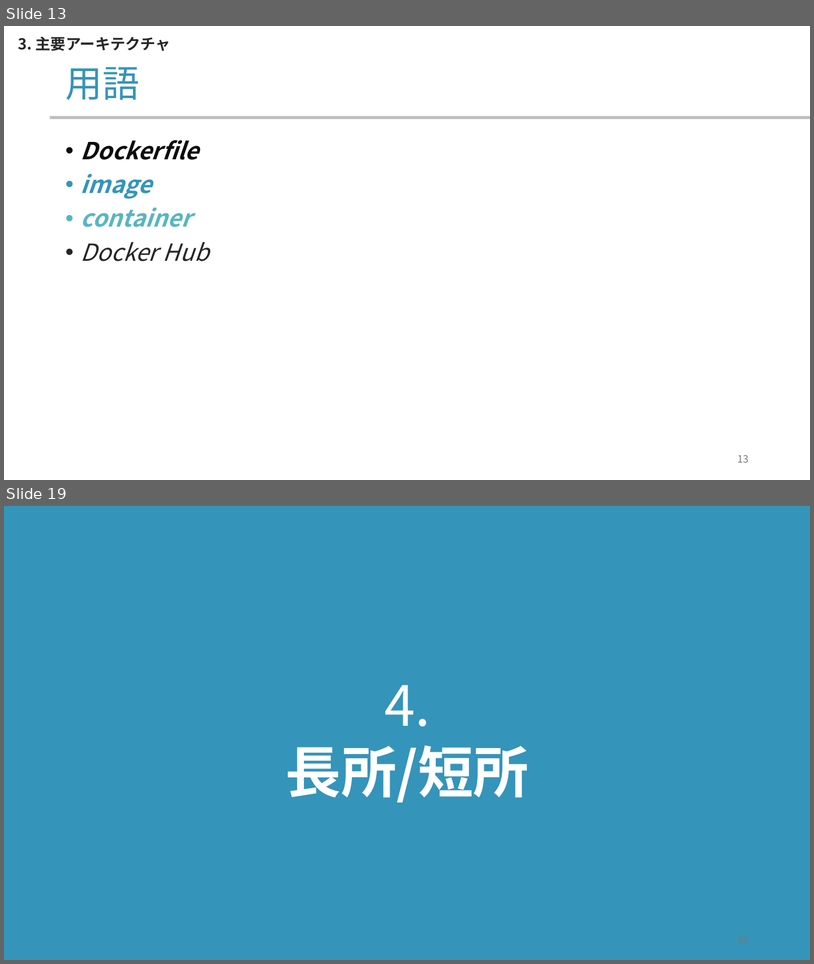
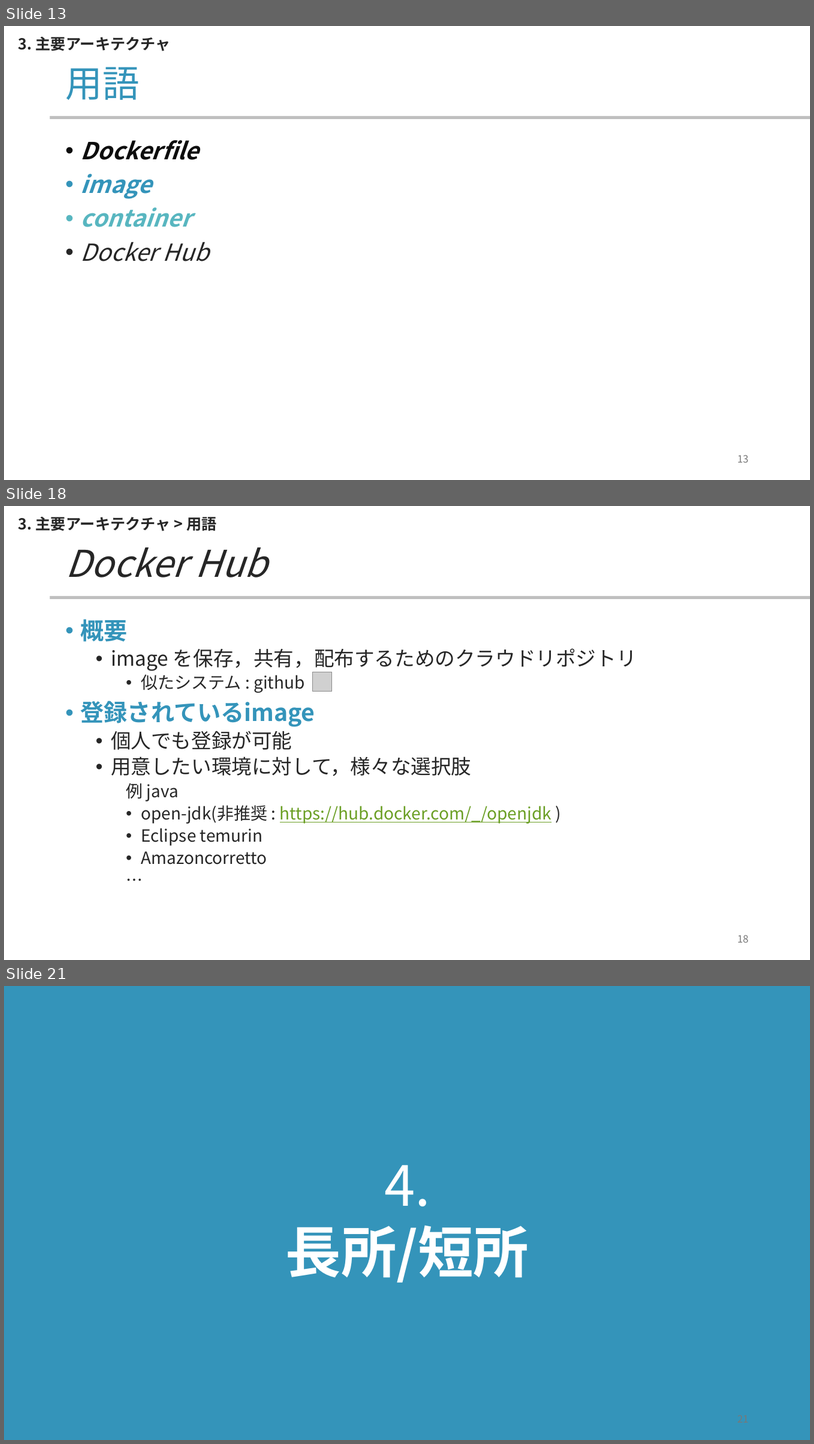
Before and after one commit to yamada-ai/java-prac, a slide deck: docker-container.pptx. Shown one above the other, each under a label of ours: slides 13 and 19 before the commit, slides 13, 18 and 21 after it; the slides between them are not shown. The pictures are 814x964 and 814x1444 pixels, drawn with LibreOffice and Linux fonts; fonts in the diff are those of the drawing; grey boxes stand for pictures; background and template pictures are left out. Boxes give left, top, right and bottom in pixels: in the first picture for what was removed or moved away, otherwise in the second. Text is boxed around its words. In the diff, an @@ line names an element or a change of style, - is before the commit and + after.

Commit message:
pptx docker v6

```diff
--- a/docker-container.pptx
+++ b/docker-container.pptx
@@ slide 18 added at [4, 506, 810, 960], background #FFFFFF; not listed: 1 template element that a slide beside it also shows @@
@@ text added at [18, 516, 216, 531], 18 pt, text #262626, bold @@
+3. 主要アーキテクチャ > 用語
@@ title added at [65, 547, 267, 577], 44 pt, text #262626, italic @@
+Docker Hub
@@ text added at [81, 619, 637, 864], 20 pt, text #262626 @@
+• 概要
+  • image を保存，共有，配布するためのクラウドリポジトリ
+    • 似たシステム : github
+• 登録されているimage
+  • 個人でも登録が可能
+  • 用意したい環境に対して，様々な選択肢
+    例 java
+    • open-jdk(非推奨 : https://hub.docker.com/_/openjdk )
+    • Eclipse temurin
+    • Amazoncorretto
+    …
@@ picture added at [312, 672, 332, 691] @@
@@ page number added at [738, 934, 749, 942], 12 pt, text #797979 @@
+18
@@ what was slide 19 is now slide 21 @@
@@ page number at [574, 1407, 755, 1431]: text changed @@
-19
+21
```
Also in this commit, not shown: 8 slides changed, 1 other slide added.
